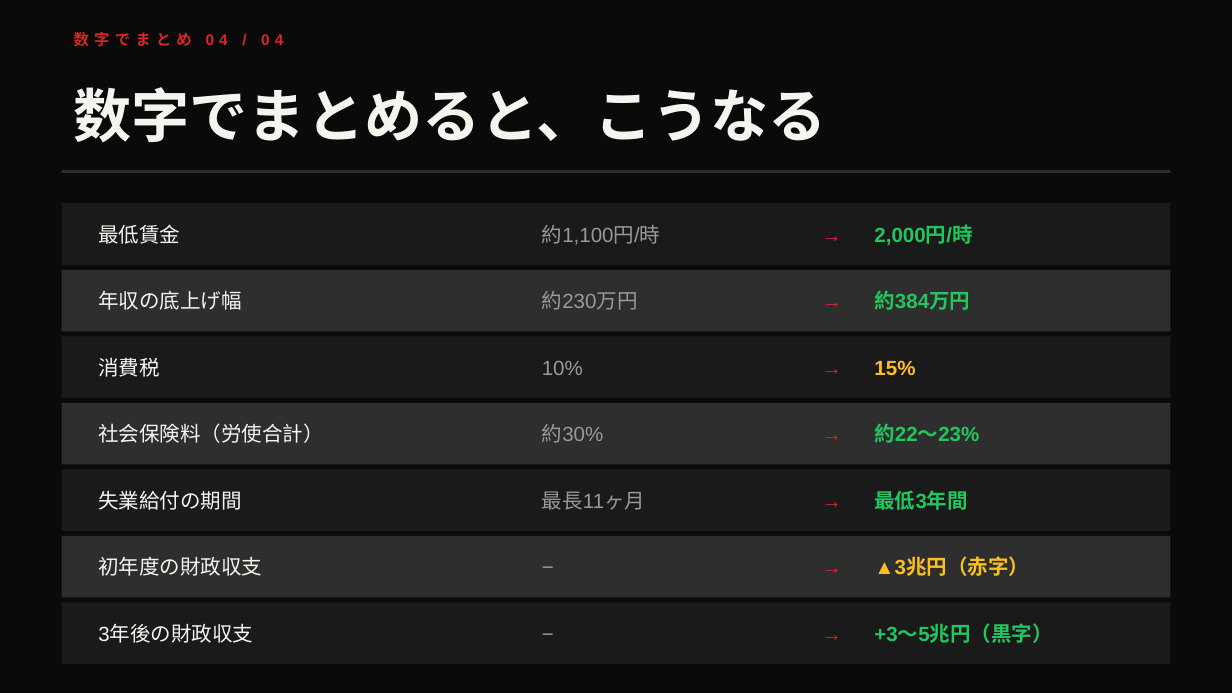
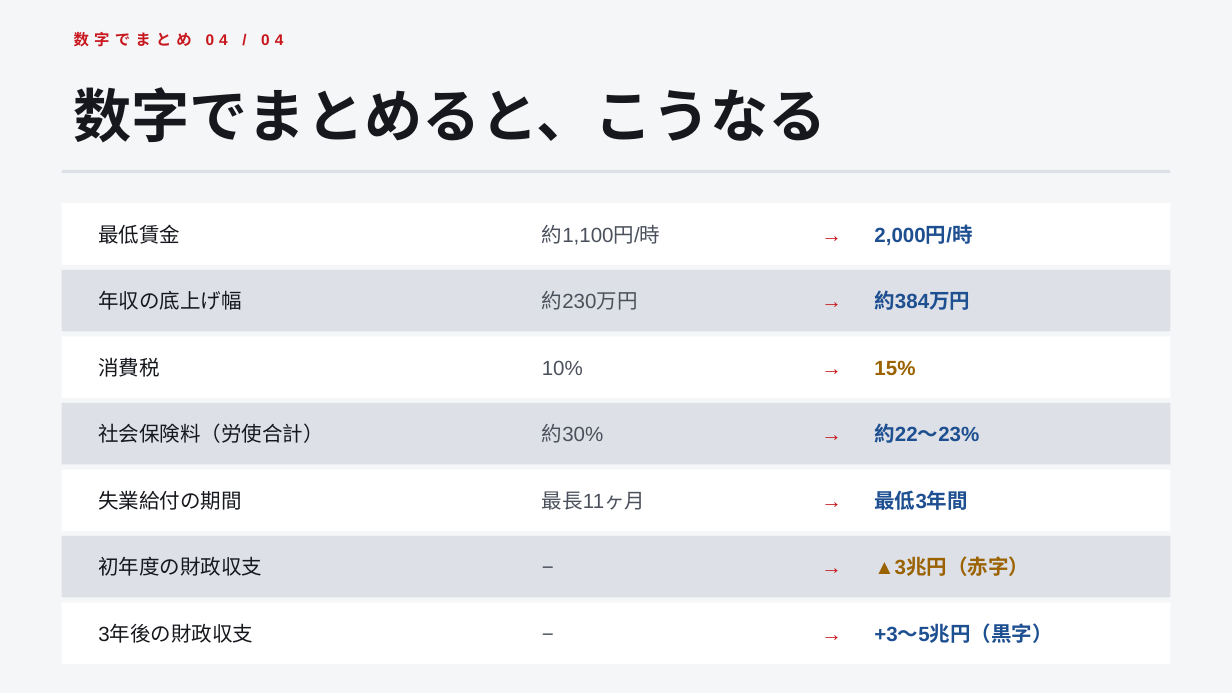
Before and after one commit to penny-wise-rgb/reboot-japan, a slide deck: slide 17 of policy/proposal_001.pptx. Drawn at 1232x693 pixels with LibreOffice and Linux fonts; fonts in the diff are those of the drawing. Boxes give left, top, right and bottom in pixels: in the first picture for what was removed or moved away, otherwise in the second. Text is boxed around its words. In the diff, an @@ line names an element or a change of style, - is before the commit and + after.

```diff
--- a/policy/proposal_001.pptx
+++ b/policy/proposal_001.pptx
@@ background #0A0A0A to #F5F6F8 @@
@@ text "15%" at [874,360,915,376]: text colour #FBBF24 to #9A6200 @@
@@ fill #2E2E2E to #DDE0E6 in 4 elements at [62,170,1170,174], [62,270,1170,331], [62,403,1170,464], [62,536,1170,598] @@
@@ text "▲3兆円（赤字）" at [874,558,1029,576]: text colour #FBBF24 to #9A6200 @@
@@ fill #1A1A1A to #FFFFFF in 4 elements at [62,203,1170,265], [62,336,1170,398], [62,469,1170,531], [62,602,1170,664] @@
@@ text colour #F5F5F0 to #16181D in 8 elements at [74,87,827,142], [98,224,180,244], [98,290,242,310], [98,357,160,377], [98,423,324,443], [98,490,242,510], [98,556,262,576], [98,625,253,643] @@
@@ text colour #999999 to #4B515C in 7 elements at [542,224,661,245], [542,291,638,310], [542,360,583,375], [542,424,604,443], [542,491,645,510], [530,547,801,586], [530,614,801,653] @@
@@ text colour #D62828 to #C8161D in 8 elements at [74,32,283,47], [807,214,856,254], [807,281,856,320], [807,347,856,387], [807,414,856,453], [807,480,856,520], [807,547,856,586], [807,614,856,653] @@
@@ text colour #22C55E to #1D4F91 in 5 elements at [874,226,972,245], [874,290,970,310], [874,423,979,443], [874,490,967,510], [874,625,1052,643] @@
```
Also in this commit, not shown: 19 other slides changed, 12 other files.
